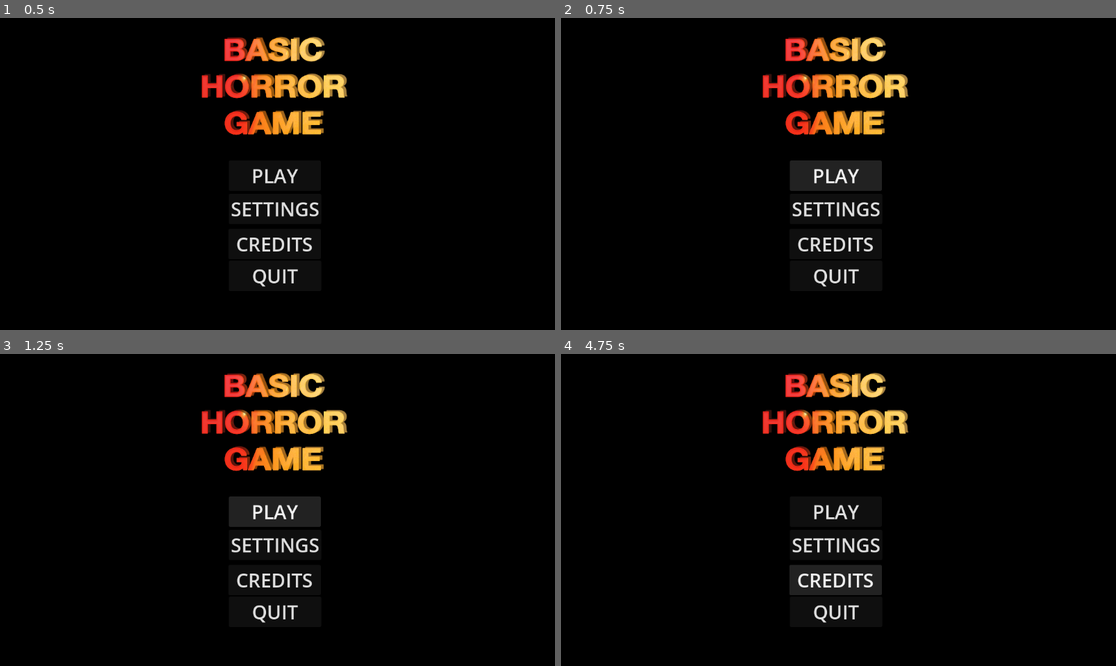
Above: before the commit, frames 1-4 (two rows, left to right).
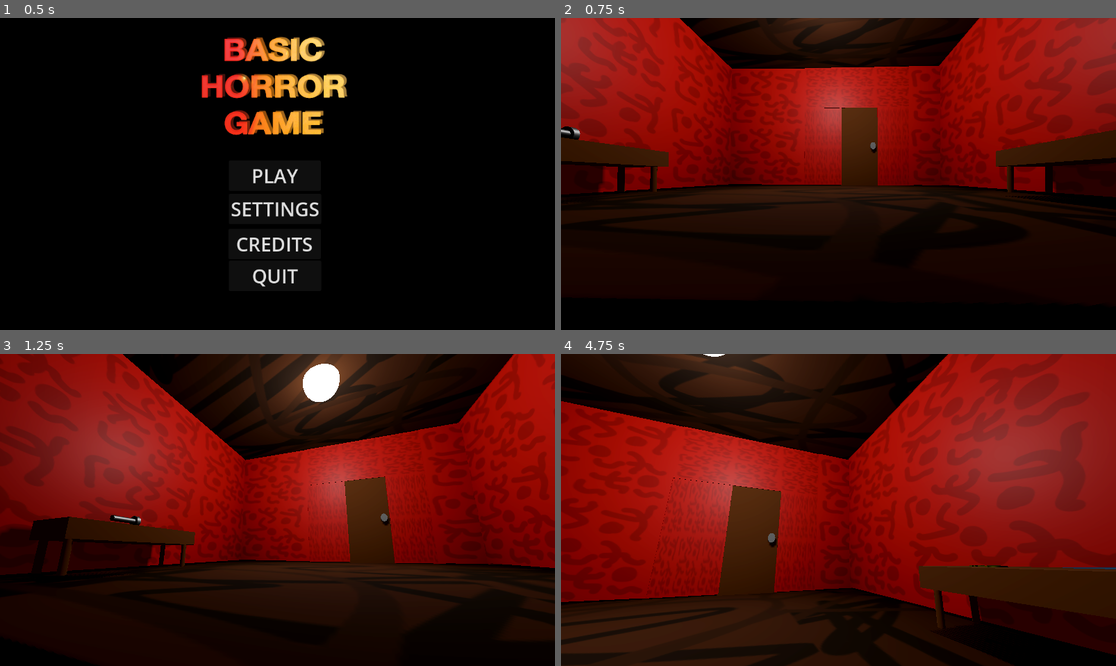
Above: after the commit, the same moments.

Repository: christiannoll/Basic3DGame
Game: Godot game, scene res://Scenes/main_menu.tscn
Same seed, same stepped clock (60 frames per second), same inputs: the game is played once before the commit and once after it. This scene is started directly instead of the project's main scene. The engine's default icon, where the game draws it, is replaced by a stand-in: a white triangle on a blue panel in a dark square.
Inputs (mouse positions are in pixels of both pictures, inside the frame that each line leads up to):
- Up to frame 1 (0.5 s): no input
- Up to frame 2 (0.75 s): click "PLAY" at 0.5 s
- Up to frame 3 (1.25 s): no input
- Up to frame 4 (4.75 s): click (838, 513) at 1.25 s, where only the run before the commit has a clickable "PLAY"; move the mouse to (960, 494) at 2.02 s; hold D (right) 2.03-2.78 s; tap F (flashlight) at 2.1, 3.05, 3.6, 4.55 s; tap Space (jump) at 2.27, 3.02, 4.52 s; tap E (interact) at 2.3, 2.85, 3.8, 4.35 s; move the mouse to (727, 525) at 2.77 s; hold S (backward) 2.78-3.53 s; move the mouse to (894, 441) at 3.52 s; hold D (right) 3.53-4.28 s; move the mouse to (810, 572) at 4.27 s; hold W (forward) from 4.28 s (still down)

Frame 1 is identical in both runs. In frame 2, 62% of the frame differs, in the area x 0-100%, y 0-87%; in frame 3, 72%; in frame 4, 87%, in the area x 0-100%, y 0-100%.

Commit message:
Connected PLAY and QUIT menu buttons

Diff:
--- a/Scenes/main_menu.tscn
+++ b/Scenes/main_menu.tscn
@@ -1,6 +1,7 @@
 [gd_scene format=3 uid="uid://b5l23eioeobp3"]
 
 [ext_resource type="Texture2D" uid="uid://bgjuufdlfkpgs" path="res://Texturtes/game_logo.png" id="1_28flt"]
+[ext_resource type="Script" uid="uid://bkdr3j5iertn3" path="res://Scripts/main_menu.gd" id="1_48xlc"]
 
 [node name="Main_menu" type="Control" unique_id=1065365922]
 layout_mode = 3
@@ -9,6 +10,7 @@
 anchor_bottom = 1.0
 grow_horizontal = 2
 grow_vertical = 2
+script = ExtResource("1_48xlc")
 
 [node name="background" type="ColorRect" parent="." unique_id=2116149042]
 layout_mode = 0
@@ -60,3 +62,6 @@
 offset_bottom = 567.0
 theme_override_font_sizes/font_size = 40
 text = "QUIT"
+
+[connection signal="pressed" from="Button" to="." method="play"]
+[connection signal="pressed" from="Button4" to="." method="quit"]
--- a/Scripts/main_menu.gd
+++ b/Scripts/main_menu.gd
@@ -1,11 +1,7 @@
 extends Control
 
+func play():
+	get_tree().change_scene_to_file("res://Scenes/level.tscn")
 
-# Called when the node enters the scene tree for the first time.
-func _ready() -> void:
-	pass # Replace with function body.
-
-
-# Called every frame. 'delta' is the elapsed time since the previous frame.
-func _process(delta: float) -> void:
-	pass
+func quit():
+	get_tree().quit()
